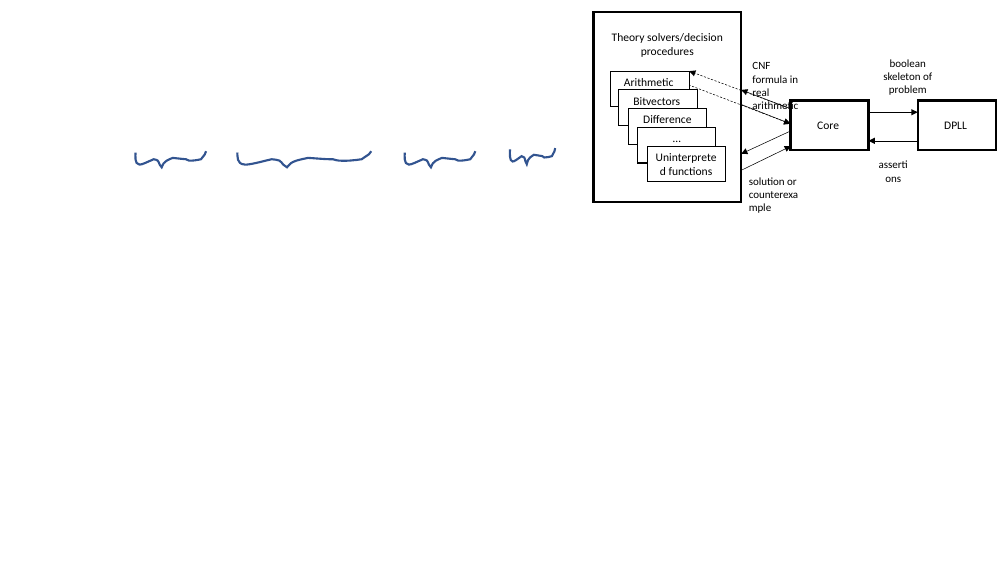
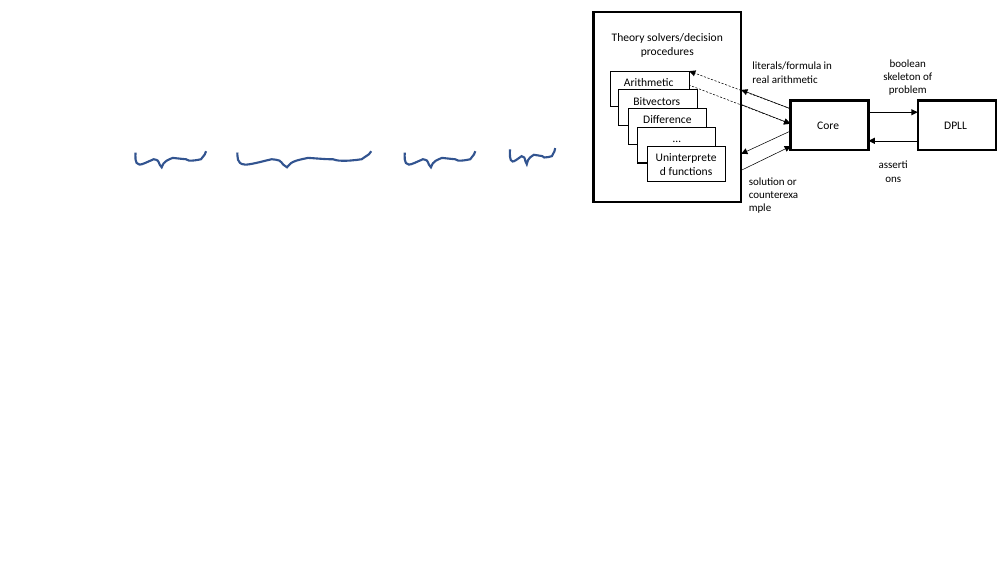
Before and after one commit to sayanmitracode/cpsbooksite, a slide deck: slide 19 of Slides/smt.pptx. Drawn at 1008x567 pixels with LibreOffice and Linux fonts; fonts in the diff are those of the drawing; grey boxes stand for pictures. Boxes give left, top, right and bottom in pixels: in the first picture for what was removed or moved away, otherwise in the second. Text is boxed around its words. In the diff, an @@ line names an element or a change of style, - is before the commit and + after.

```diff
--- a/Slides/smt.pptx
+++ b/Slides/smt.pptx
@@ text at [752, 61, 832, 70]: text changed @@
-CNF formula in
+literals/formula in
```
Also in this commit, not shown: 2 other slides changed, 4 other files.
